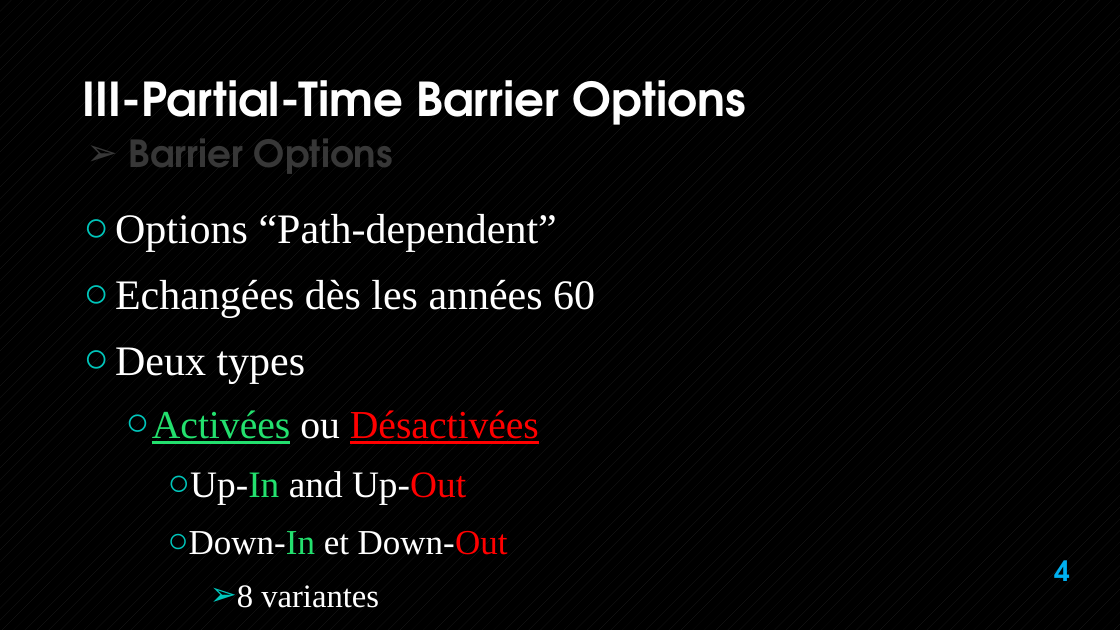
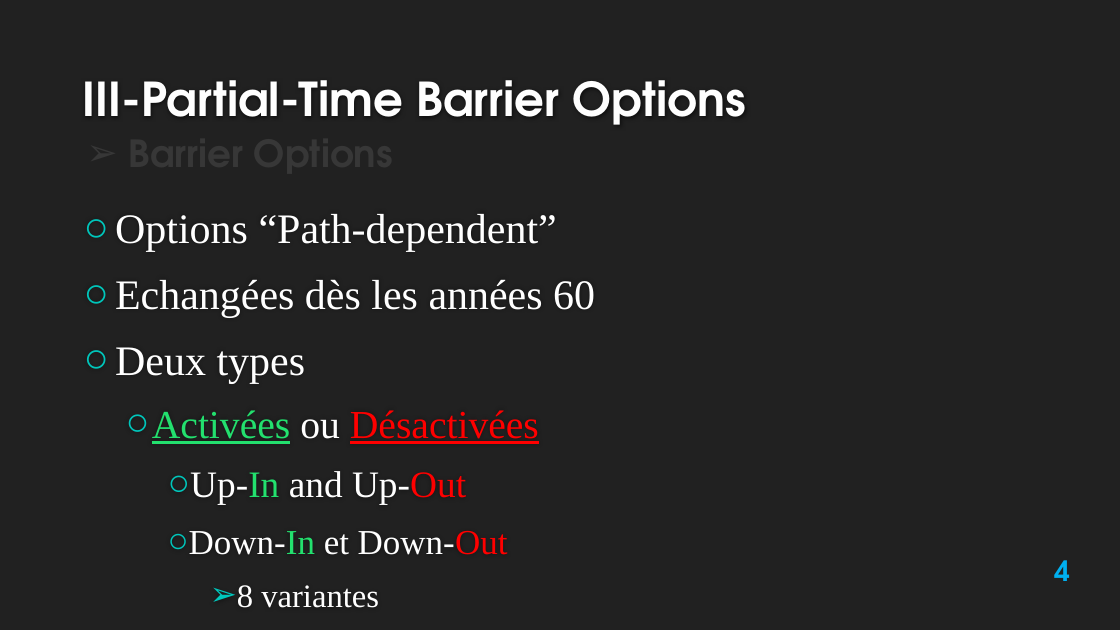
Before and after one commit to Ayadi07/Quantlib, a slide deck: slide 4 of report and presentation/QuantLib1.3 16-01-2014-modified version.pptx. Drawn at 1120x630 pixels with LibreOffice and Linux fonts; fonts in the diff are those of the drawing; background and template pictures are left out. Boxes give left, top, right and bottom in pixels: in the first picture for what was removed or moved away, otherwise in the second. Text is boxed around its words. In the diff, an @@ line names an element or a change of style, - is before the commit and + after.

```diff
--- a/report and presentation/QuantLib1.3 16-01-2014-modified version.pptx
+++ b/report and presentation/QuantLib1.3 16-01-2014-modified version.pptx
@@ background pattern #212121 on #000000 to #212121 @@
```
Also in this commit, not shown: 5 other slides changed, 2 other files.
